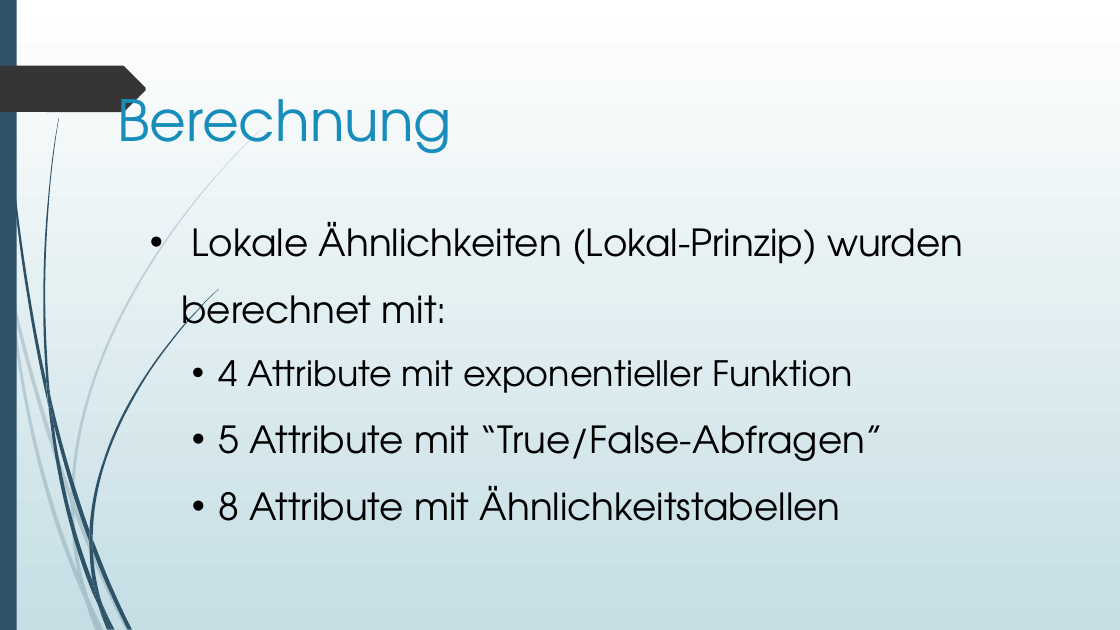
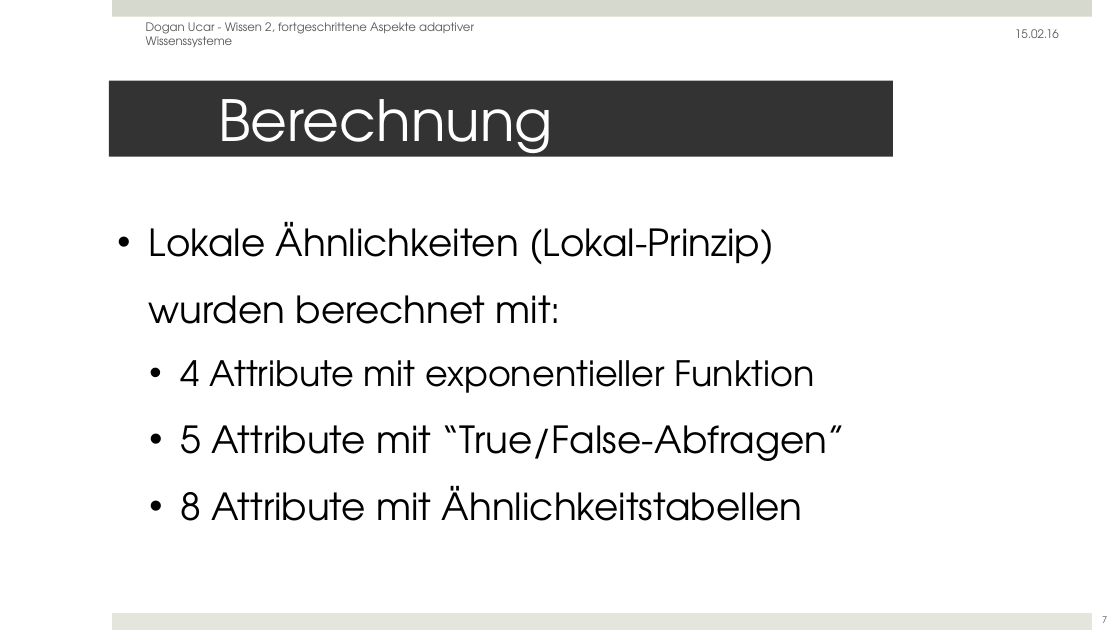
Before and after one commit to doganoo/CaseBasedReasoning, a slide deck: slide 7 of pruefung/Presentation1.pptx (slide 5 before the commit). Drawn at 1120x630 pixels with LibreOffice and Linux fonts; fonts in the diff are those of the drawing. Boxes give left, top, right and bottom in pixels: in the first picture for what was removed or moved away, otherwise in the second. Text is boxed around its words. In the diff, an @@ line names an element or a change of style, - is before the commit and + after.

```diff
--- a/pruefung/Presentation1.pptx
+++ b/pruefung/Presentation1.pptx
@@ background gradient #FFFFFF to #C5DEE5 to #FFFFFF @@
@@ rectangle removed at (x1=0, y1=0, x2=17, y2=630) @@
@@ rectangle added at (x1=112, y1=0, x2=1091, y2=17), fill #D6D9CD @@
@@ text added at (x1=146, y1=22, x2=474, y2=47), 10 pt, text #595959 @@
+Dogan Ucar - Wissen 2, fortgeschrittene Aspekte adaptiver Wissenssysteme
@@ text added at (x1=1015, y1=29, x2=1059, y2=38), 10 pt, text #595959 @@
+15.02.16
@@ freeform shape removed at (x1=0, y1=66, x2=146, y2=112) @@
@@ title "Berechnung" resized from (x1=117, y1=82, x2=452, y2=153) to (x1=109, y1=81, x2=893, y2=156) @@
@@ title "Berechnung" at (x1=109, y1=81, x2=893, y2=156): text colour #178DBB to #FFFFFF; vertical alignment top to middle; fill none to #333333 @@
@@ text "Lokale Ähnlichkeiten (Lokal-Prinzip) wurden berechnet ..." moved from (x1=181, y1=221, x2=964, y2=521) to (x1=149, y1=221, x2=845, y2=521) @@
@@ text at (x1=180, y1=360, x2=845, y2=521): indent changed @@
@@ group removed at (x1=0, y1=129, x2=262, y2=630): 10 freeform shapes @@
@@ group removed at (x1=3, y1=0, x2=218, y2=630): 12 freeform shapes @@
@@ rectangle added at (x1=112, y1=613, x2=1091, y2=630), fill #E4E6DE @@
@@ page number added at (x1=1102, y1=616, x2=1107, y2=623), 8 pt, text #595959 @@
+7
```
Also in this commit, not shown: 7 other slides changed, 7 slides added, 5 slides removed, 3 other files.
